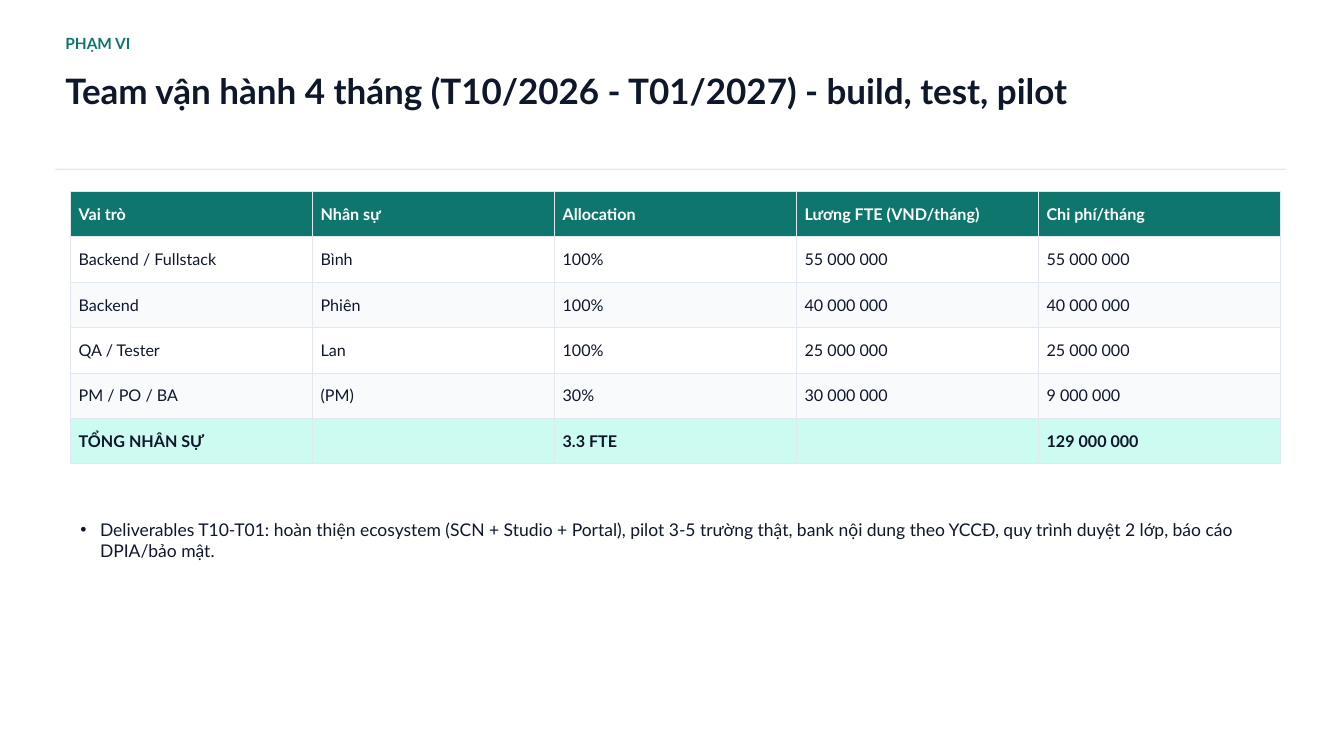
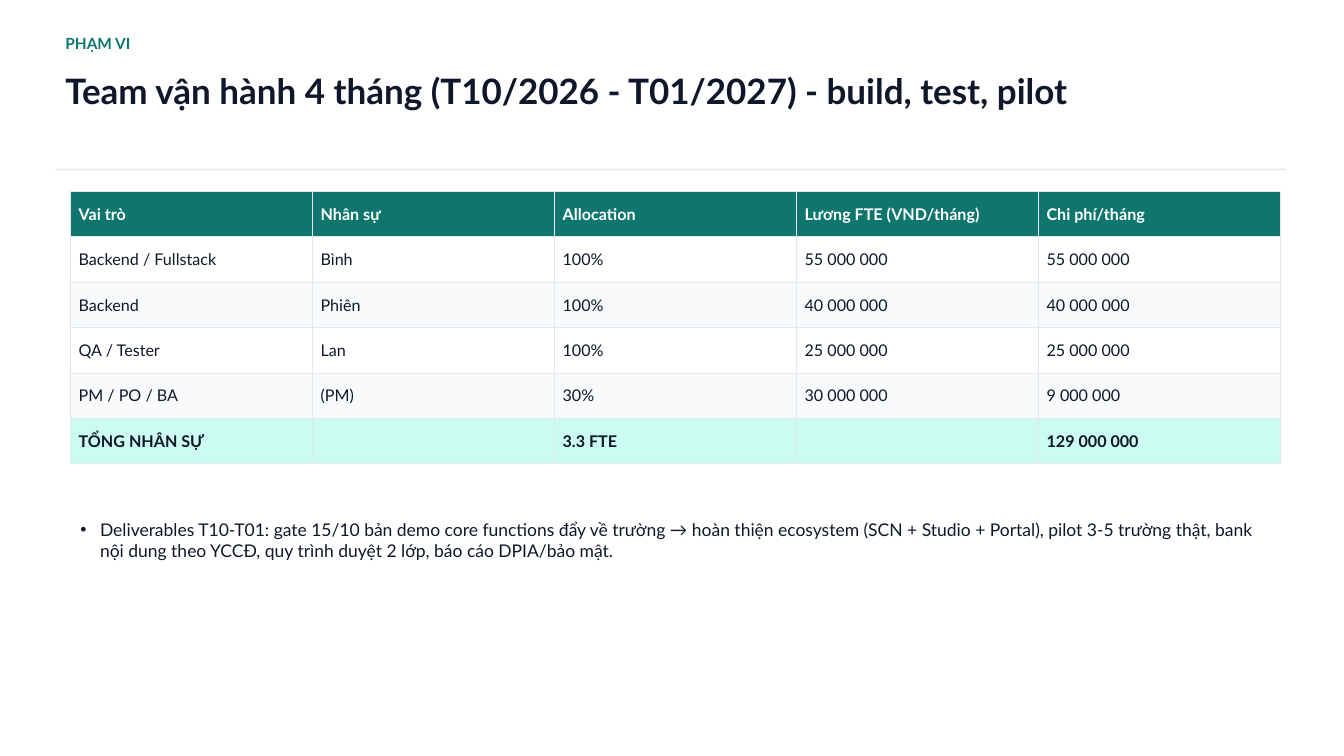
Before and after one commit to saintzzz/so-chu-nhiem-so, a slide deck: slide 2 of docs/handover/PROPOSAL-chi-phi-dev-4thang.pptx. Drawn at 1344x756 pixels with LibreOffice and Linux fonts; fonts in the diff are those of the drawing. Boxes give left, top, right and bottom in pixels: in the first picture for what was removed or moved away, otherwise in the second. Text is boxed around its words. In the diff, an @@ line names an element or a change of style, - is before the commit and + after.

```diff
--- a/docs/handover/PROPOSAL-chi-phi-dev-4thang.pptx
+++ b/docs/handover/PROPOSAL-chi-phi-dev-4thang.pptx
@@ text at box(100, 521, 1252, 560): text changed @@
-• Deliverables T10-T01: hoàn thiện ecosystem (SCN + Studio + Portal), pilot 3-5 trường thật, bank nội dung theo YCCĐ, quy trình duyệt 2 lớp, báo cáo DPIA/bảo mật.
+• Deliverables T10-T01: gate 15/10 bản demo core functions đẩy về trường → hoàn thiện ecosystem (SCN + Studio + Portal), pilot 3-5 trường thật, bank nội dung theo YCCĐ, quy trình duyệt 2 lớp, báo cáo DPIA/bảo mật.
```
Also in this commit, not shown: 5 other slides changed, 1 other file.
